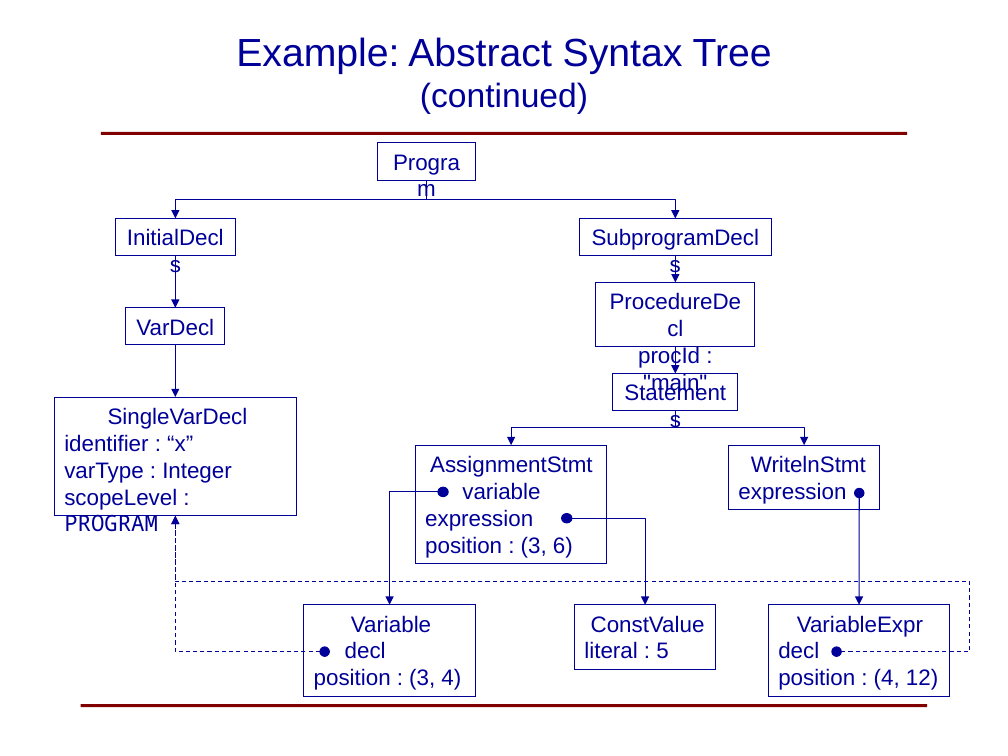
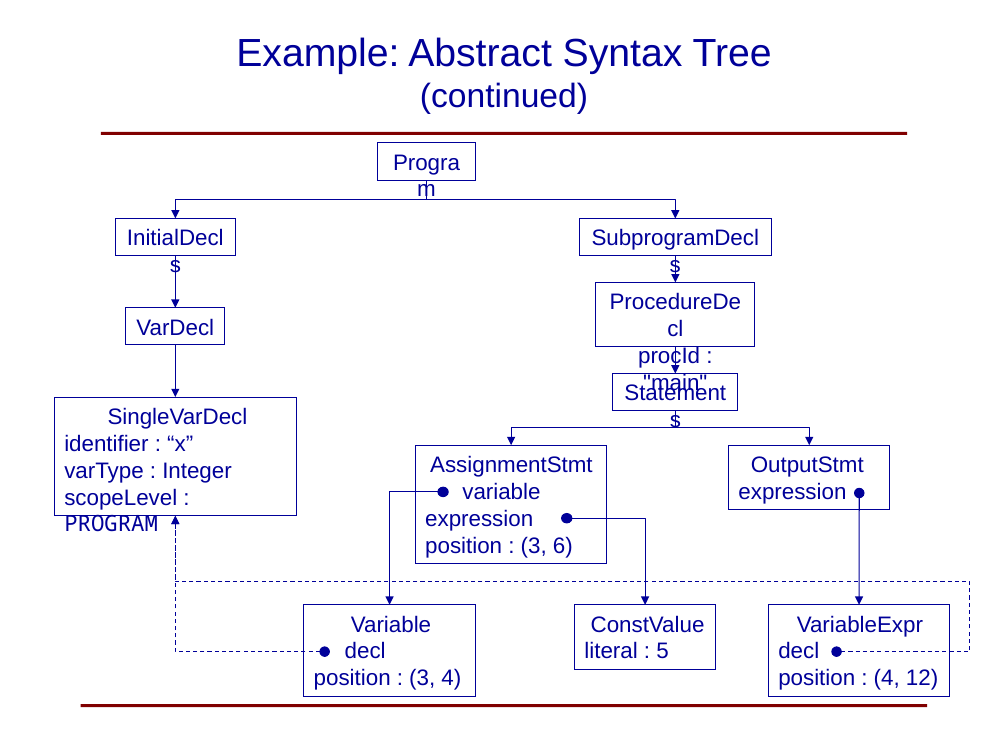
Before and after one commit to SoftMoore/CPRL-Kt-2nd, a slide deck: slide 49 of PowerPoints/08 - Abstract Syntax Trees.pptx. Drawn at 1008x756 pixels with LibreOffice and Linux fonts; fonts in the diff are those of the drawing. Boxes give left, top, right and bottom in pixels: in the first picture for what was removed or moved away, otherwise in the second. Text is boxed around its words. In the diff, an @@ line names an element or a change of style, - is before the commit and + after.

```diff
--- a/PowerPoints/08 - Abstract Syntax Trees.pptx
+++ b/PowerPoints/08 - Abstract Syntax Trees.pptx
@@ elbow arrow moved from (675, 411) - (804, 446) to (675, 411) - (809, 446) @@
@@ rectangle "OutputStmt": place and size @@
-rectangle "OutputStmt" at (729, 446, 880, 510)
+rectangle "OutputStmt" at (729, 446, 890, 510)
@@ text in rectangle at (751, 456, 864, 477): text changed @@
-WritelnStmt
+OutputStmt
```
Also in this commit, not shown: 1 other file.
